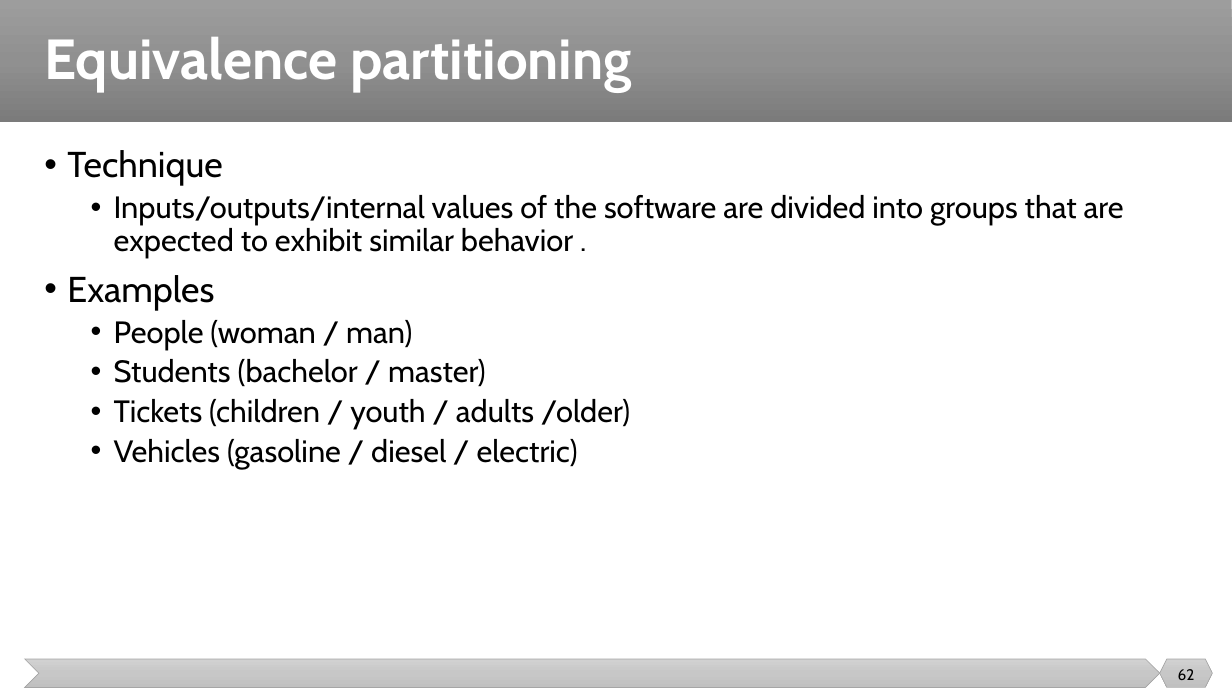
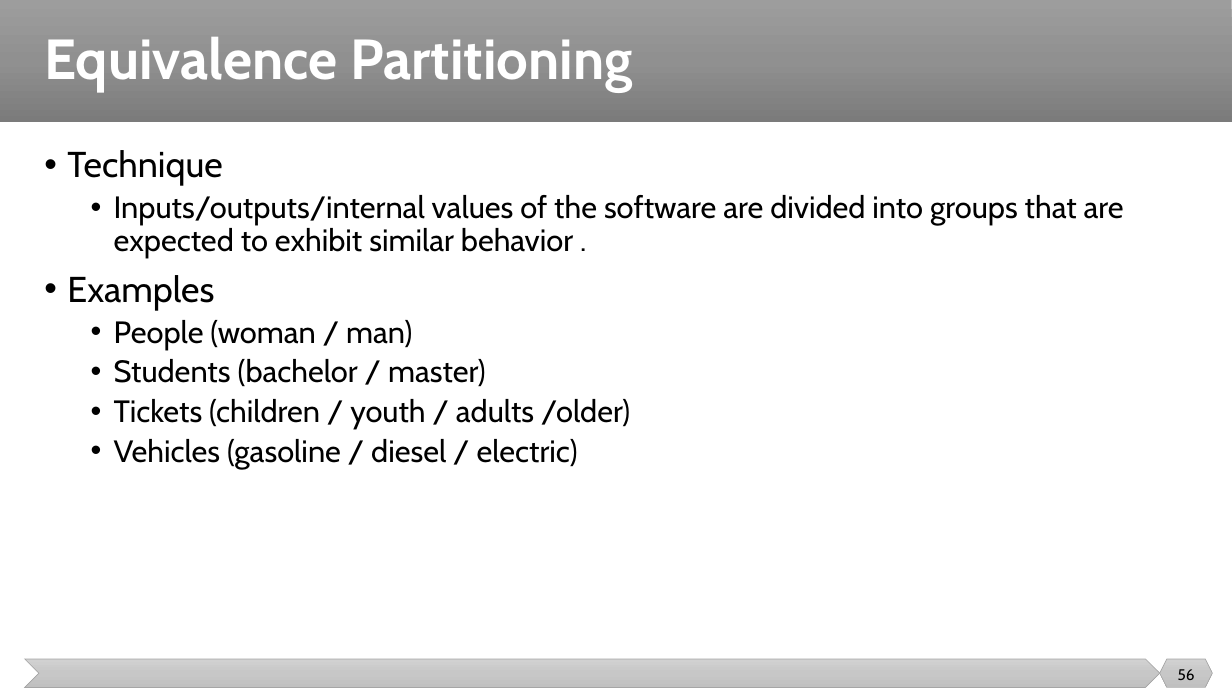
Before and after one commit to malenezi/malenezi, a slide deck: slide 56 of SE401/Lectures/7-Test Design Techniques/Test Design Techniques.pptx (slide 62 before the commit). Drawn at 1232x693 pixels with LibreOffice and Linux fonts; fonts in the diff are those of the drawing. Boxes give left, top, right and bottom in pixels: in the first picture for what was removed or moved away, otherwise in the second. Text is boxed around its words. In the diff, an @@ line names an element or a change of style, - is before the commit and + after.

```diff
--- a/SE401/Lectures/7-Test Design Techniques/Test Design Techniques.pptx
+++ b/SE401/Lectures/7-Test Design Techniques/Test Design Techniques.pptx
@@ title at (44,37,632,92): text changed @@
-Equivalence partitioning
+Equivalence Partitioning
@@ page number at (1178,669,1195,680): text changed @@
-62
+56
```
Also in this commit, not shown: 30 other slides changed, 7 slides removed, 6 other files.
